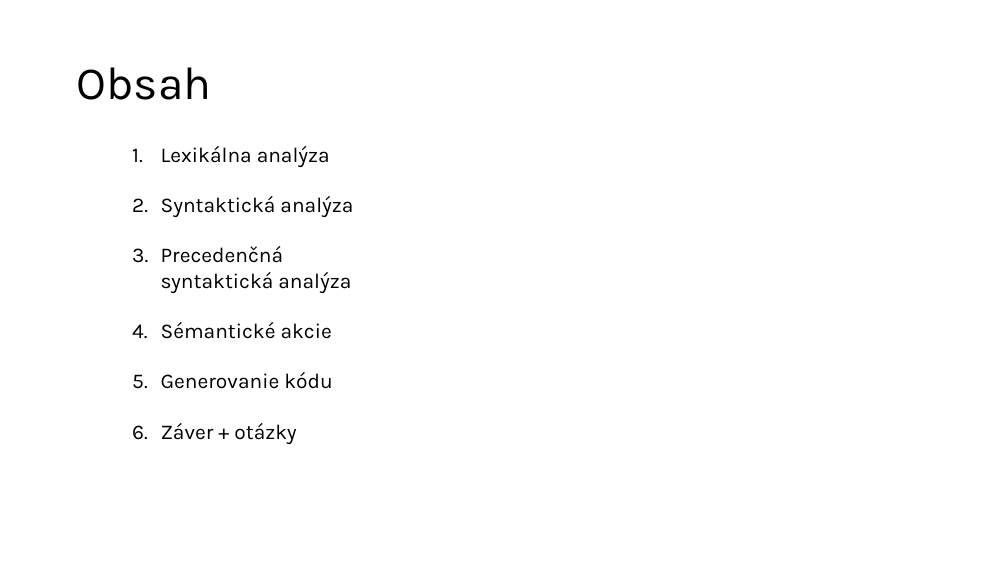
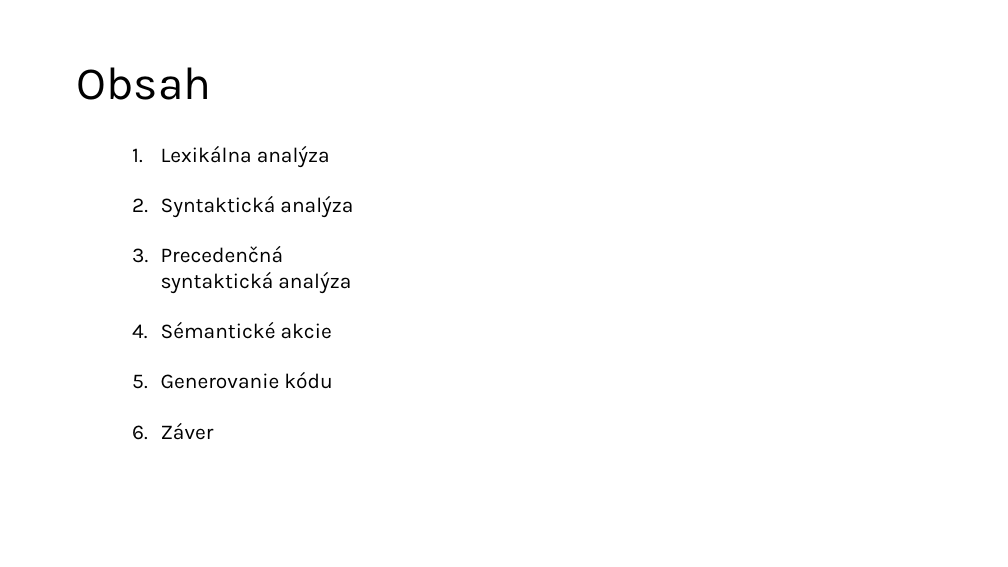
Before and after one commit to AndreiShchepa/BUT_COMPILER_2021, a slide deck: slide 2 of documentation/Presentation.pptx. Drawn at 1008x567 pixels with LibreOffice and Linux fonts; fonts in the diff are those of the drawing. Boxes give left, top, right and bottom in pixels: in the first picture for what was removed or moved away, otherwise in the second. Text is boxed around its words. In the diff, an @@ line names an element or a change of style, - is before the commit and + after.

Commit message:
updated presentation

```diff
--- a/documentation/Presentation.pptx
+++ b/documentation/Presentation.pptx
@@ text at (161,423,214,440): text changed @@
-6. Záver + otázky
+6. Záver
```
Also in this commit, not shown: 6 other slides changed, 13 other files.
